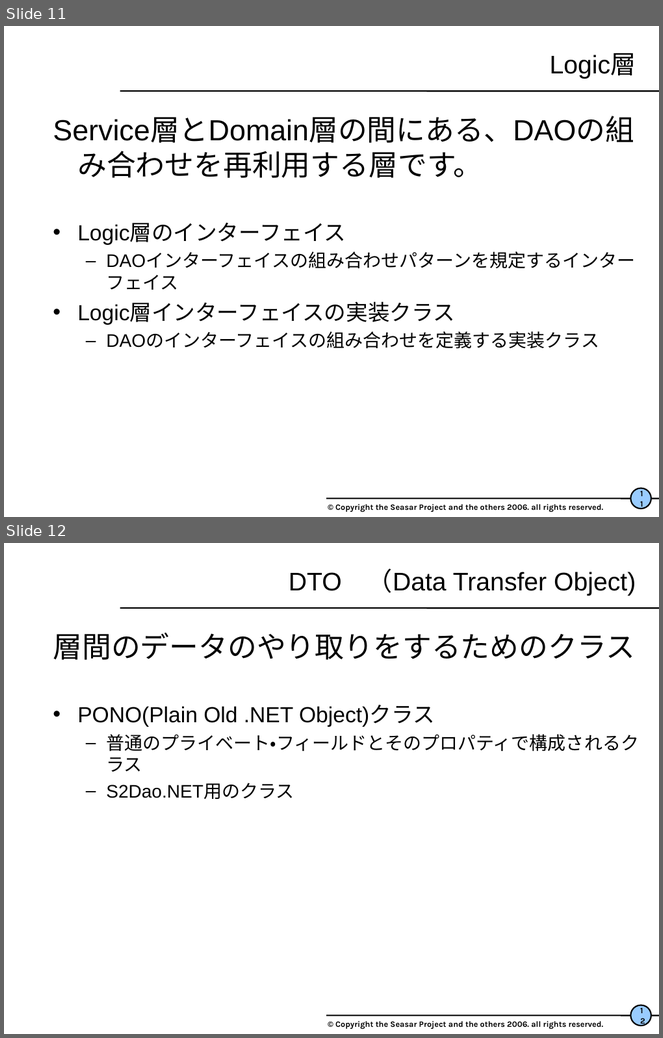
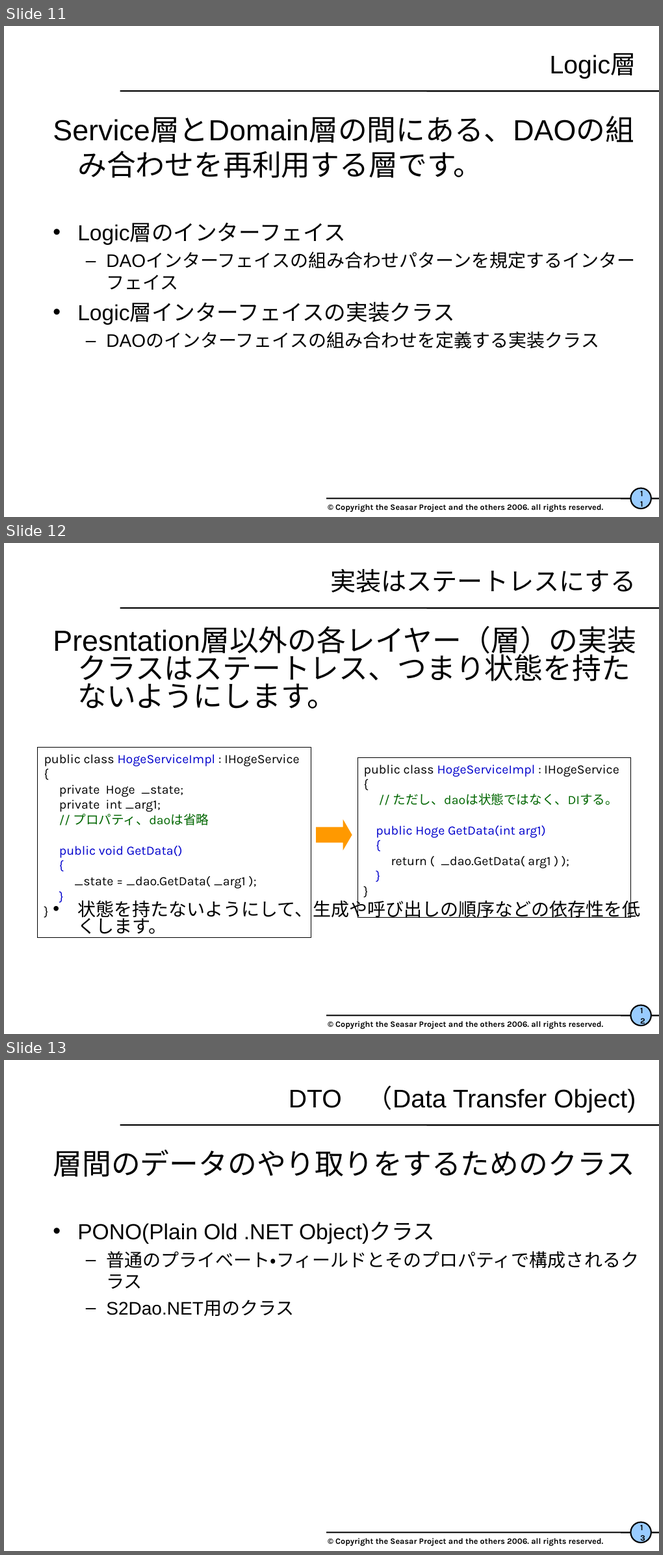
Before and after one commit to seasarorg/s2container.net, a slide deck: s2container.net/examples/WindowsFormExample/WindowsFormサンプル解説.ppt. Shown one above the other, each under a label of ours: slides 11 and 12 before the commit, slides 11, 12 and 13 after it. The pictures are 663x1038 and 663x1555 pixels, drawn with LibreOffice and Linux fonts; fonts in the diff are those of the drawing; background and template pictures are left out. Boxes give left, top, right and bottom in pixels: in the first picture for what was removed or moved away, otherwise in the second. Text is boxed around its words. In the diff, an @@ line names an element or a change of style, - is before the commit and + after.

```diff
--- a/s2container.net/examples/WindowsFormExample/WindowsFormサンプル解説.ppt
+++ b/s2container.net/examples/WindowsFormExample/WindowsFormサンプル解説.ppt
@@ slide 12 added at <box>4,543,659,1034</box>, background #FFFFFF; not listed: 5 template elements that a slide beside it also shows @@
@@ title added at <box>330,569,636,592</box>, 28 pt, text #000000 @@
+実装はステートレスにする
@@ text added at <box>53,628,641,938</box>, 32 pt, text #000000 @@
+Presntation層以外の各レイヤー（層）の実装クラスはステートレス、つまり状態を持たないようにします。
+• 状態を持たないようにして、生成や呼び出しの順序などの依存性を低くします。
@@ rectangle added at <box>37,747,311,938</box>, outline #000000 0.26 pt, 14 pt, text #000000 @@
+public class HogeServiceImpl : IHogeService
+{
+private Hoge _state;
+private int _arg1;
+// プロパティ、daoは省略
+public void GetData()
+{
+_state = _dao.GetData( _arg1 );
+}
+}
@@ rectangle added at <box>357,758,631,918</box>, outline #000000 0.26 pt, 14 pt, text #000000 @@
+public class HogeServiceImpl : IHogeService
+{
+// ただし、daoは状態ではなく、DIする。
+public Hoge GetData(int arg1)
+{
+return ( _dao.GetData( arg1 ) );
+}
+}
@@ right arrow added at <box>316,819,352,850</box>, fill #FF9900 @@
@@ what was slide 12 is now slide 13 @@
@@ page number at <box>634,1523,648,1542</box>: text changed @@
-12
+13
```
